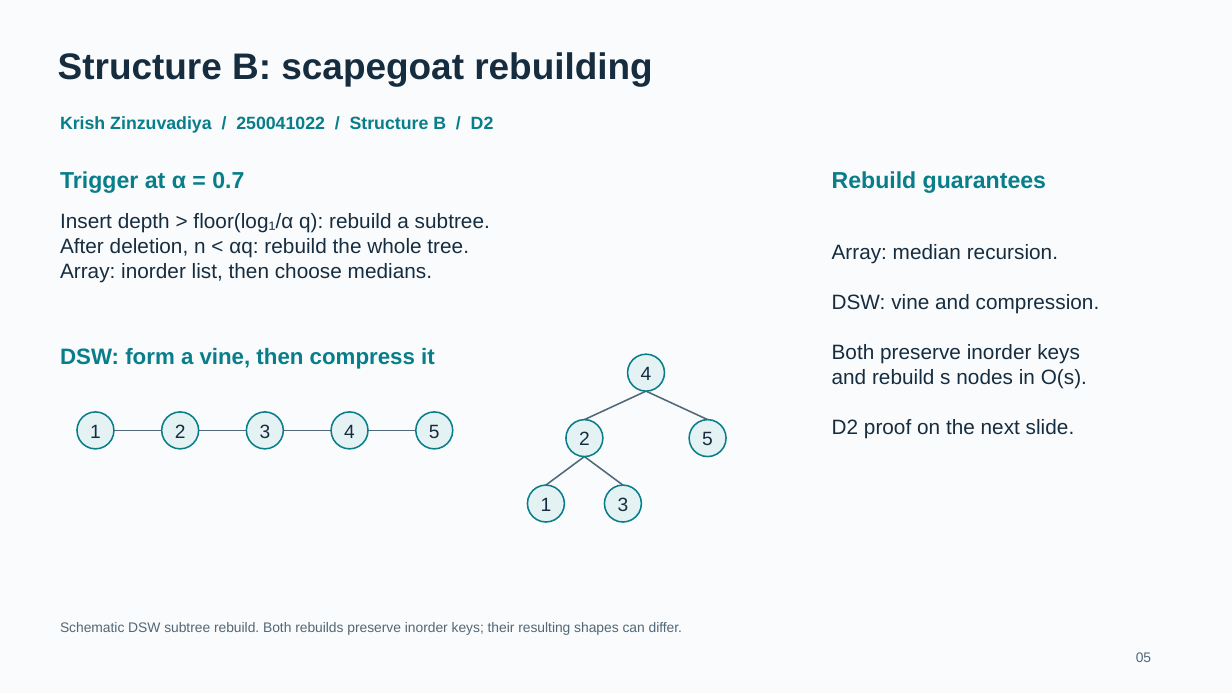
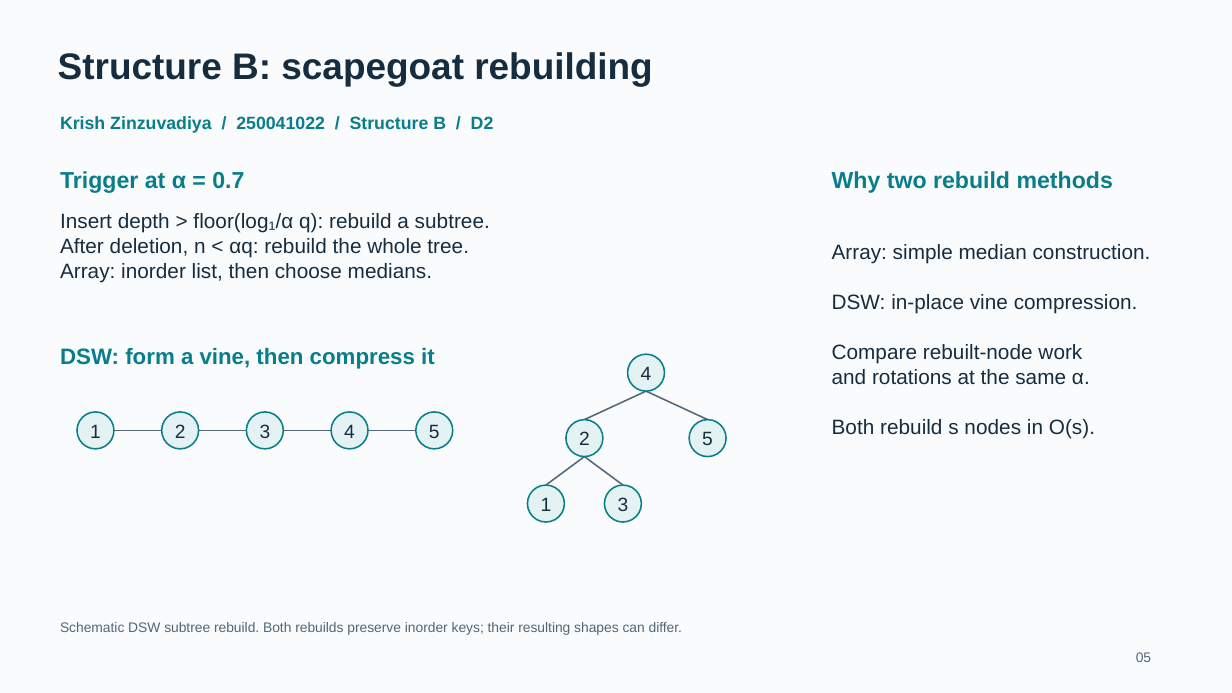
Before and after one commit to MayankMoyal/DSA-Project, a slide deck: slide 5 of docs/slides/slides.pptx. Drawn at 1232x693 pixels with LibreOffice and Linux fonts; fonts in the diff are those of the drawing. Boxes give left, top, right and bottom in pixels: in the first picture for what was removed or moved away, otherwise in the second. Text is boxed around its words. In the diff, an @@ line names an element or a change of style, - is before the commit and + after.

```diff
--- a/docs/slides/slides.pptx
+++ b/docs/slides/slides.pptx
@@ text at (832, 171, 1113, 193): text changed @@
-Rebuild guarantees
+Why two rebuild methods
@@ text at (832, 244, 1151, 438): text changed @@
-Array: median recursion.
-DSW: vine and compression.
-Both preserve inorder keys
-and rebuild s nodes in O(s).
-D2 proof on the next slide.
+Array: simple median construction.
+DSW: in-place vine compression.
+Compare rebuilt-node work
+and rotations at the same α.
+Both rebuild s nodes in O(s).
```
Also in this commit, not shown: 5 other slides changed, 2 slides added, 2 slides removed, 4 other files.
